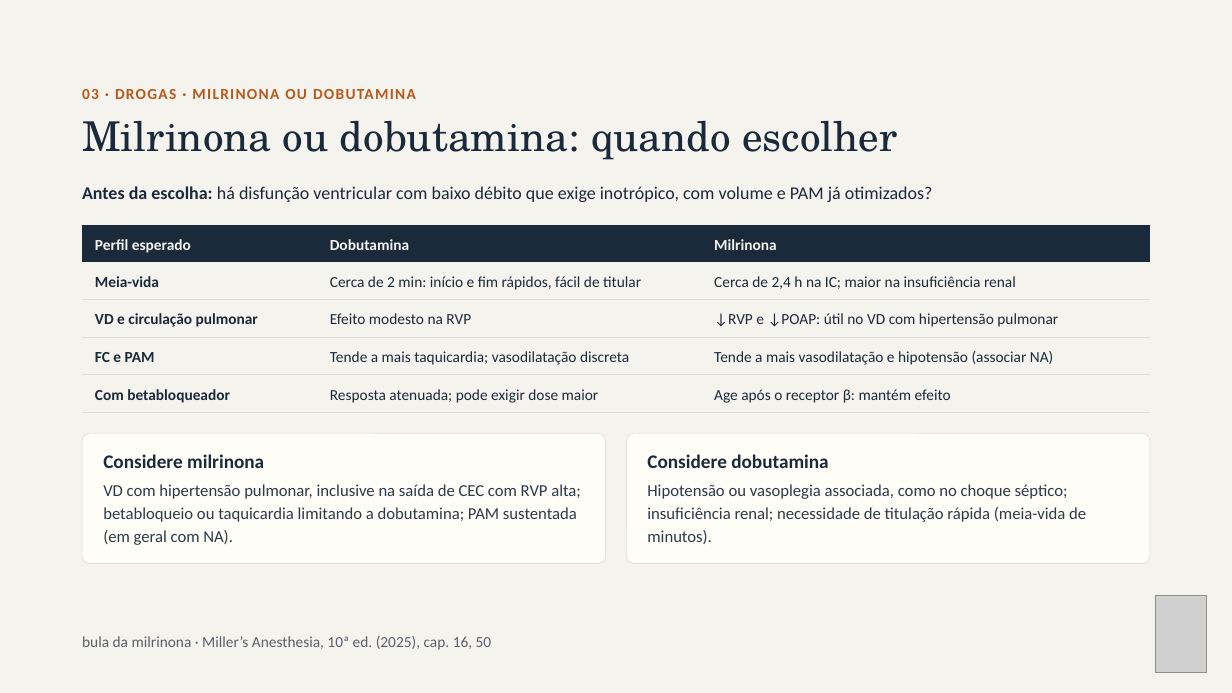
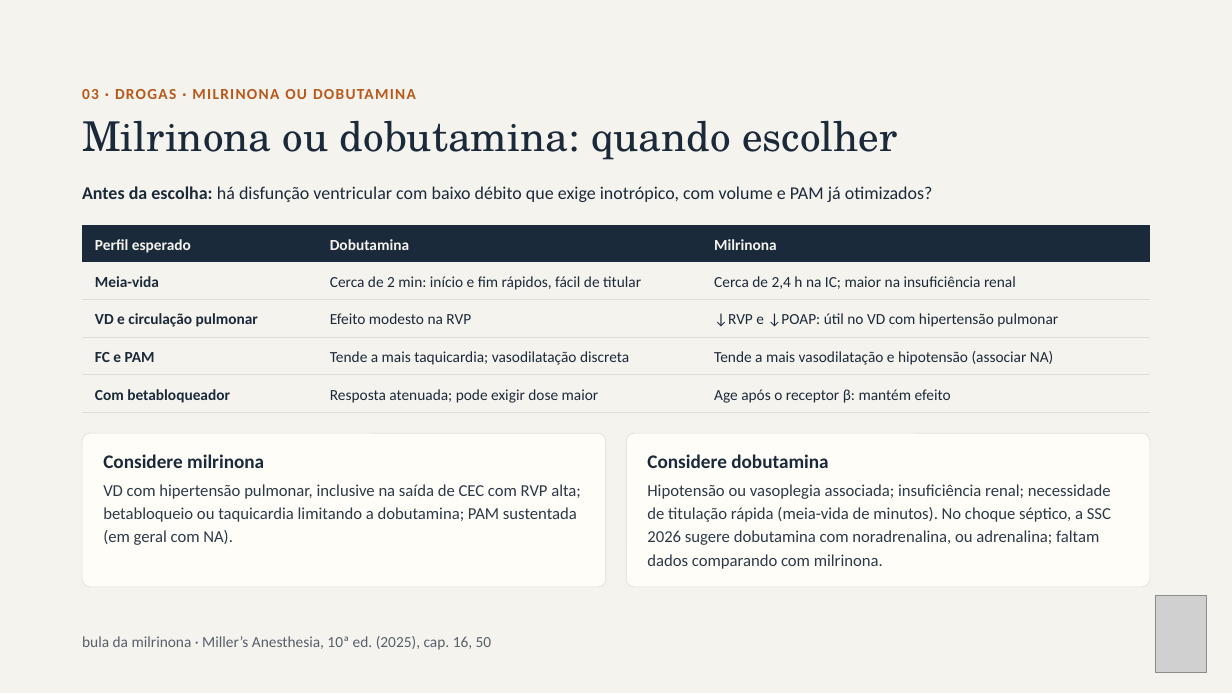
Before and after one commit to brunomoraesdubois-bit/Bruno, a slide deck: slide 10 of apresentacao/Aminas_Vasoativas.pptx. Drawn at 1232x693 pixels with LibreOffice and Linux fonts; fonts in the diff are those of the drawing; grey boxes stand for pictures. Boxes give left, top, right and bottom in pixels: in the first picture for what was removed or moved away, otherwise in the second. Text is boxed around its words. In the diff, an @@ line names an element or a change of style, - is before the commit and + after.

```diff
--- a/apresentacao/Aminas_Vasoativas.pptx
+++ b/apresentacao/Aminas_Vasoativas.pptx
@@ rounded rectangle: place and size @@
-rounded rectangle at <box>82,433,606,564</box>
+rounded rectangle at <box>82,433,606,587</box>
@@ rounded rectangle at <box>82,433,606,587</box>: proportions changed @@
@@ rounded rectangle at <box>627,433,1151,587</box>: proportions changed @@
@@ rounded rectangle: place and size @@
-rounded rectangle at <box>627,433,1151,564</box>
+rounded rectangle at <box>627,433,1151,587</box>
@@ text at <box>647,484,1111,569</box>: text changed @@
-Hipotensão ou vasoplegia associada, como no choque séptico; insuficiência renal; necessidade de titulação rápida (meia-vida de minutos).
+Hipotensão ou vasoplegia associada; insuficiência renal; necessidade de titulação rápida (meia-vida de minutos). No choque séptico, a SSC 2026 sugere dobutamina com noradrenalina, ou adrenalina; faltam dados comparando com milrinona.
```
Also in this commit, not shown: 3 other slides changed, 14 other files.
